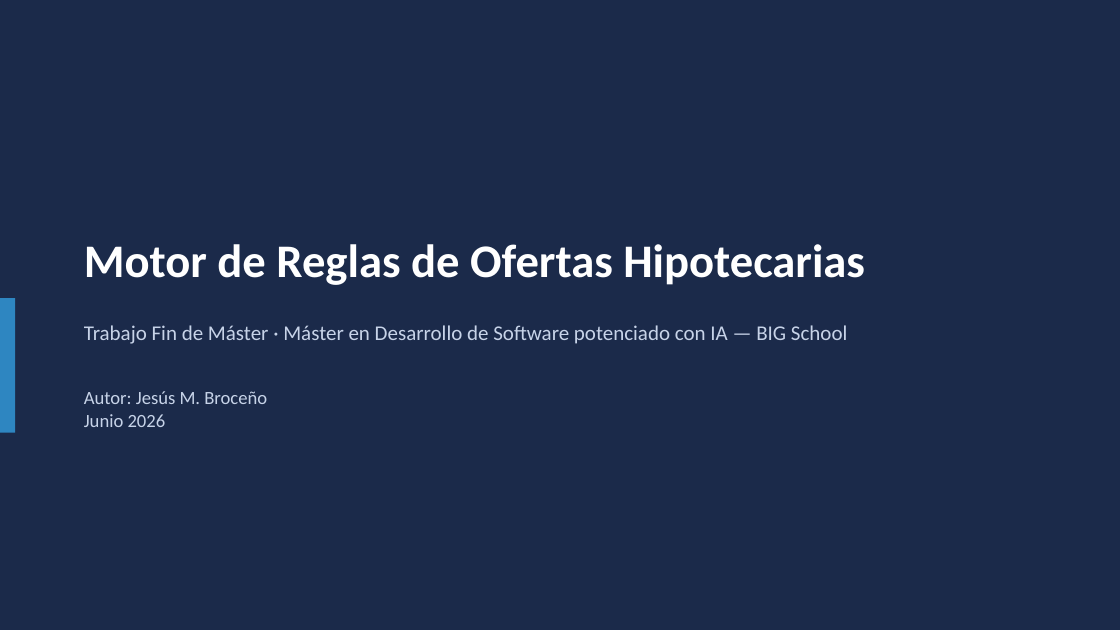
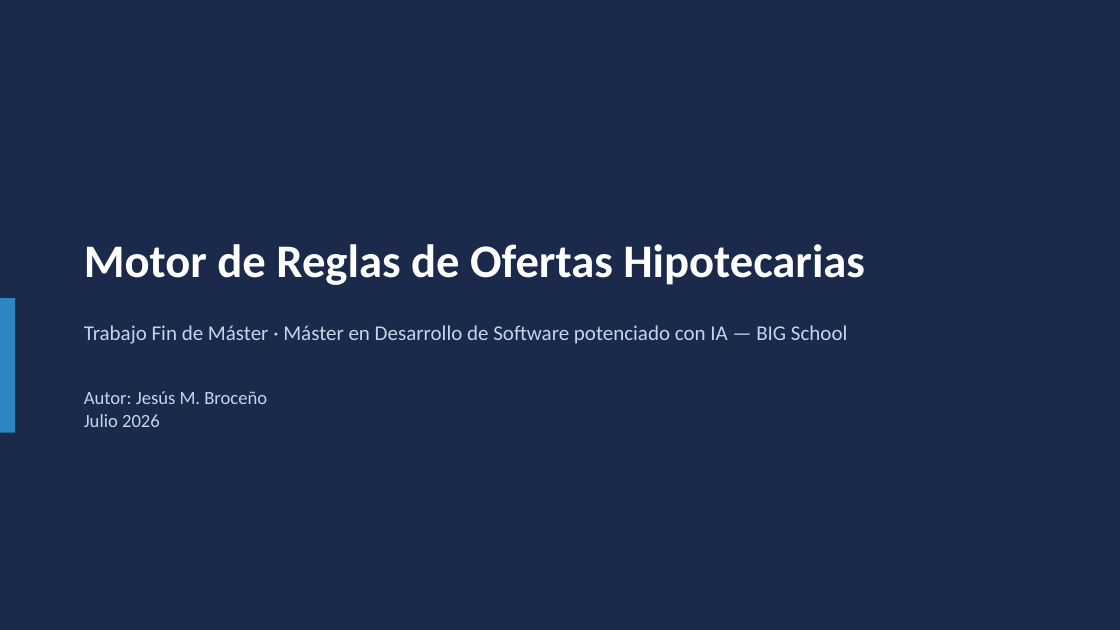
Before and after one commit to jbroceno/rule_engine, a slide deck: slide 1 of docs/PRESENTACION-SLIDES.pptx. Drawn at 1120x630 pixels with LibreOffice and Linux fonts; fonts in the diff are those of the drawing. Boxes give left, top, right and bottom in pixels: in the first picture for what was removed or moved away, otherwise in the second. Text is boxed around its words. In the diff, an @@ line names an element or a change of style, - is before the commit and + after.

```diff
--- a/docs/PRESENTACION-SLIDES.pptx
+++ b/docs/PRESENTACION-SLIDES.pptx
@@ text at (x1=84, y1=414, x2=160, y2=427): text changed @@
-Junio 2026
+Julio 2026
```
Also in this commit, not shown: 1 other slide changed, 1 other file.
